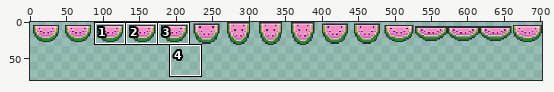
File history of a sprite sheet, Output/Assets/Textures/lives.png. The picture above shows the old version from afar; the outline marks the close-up.
Close-up. Old version:
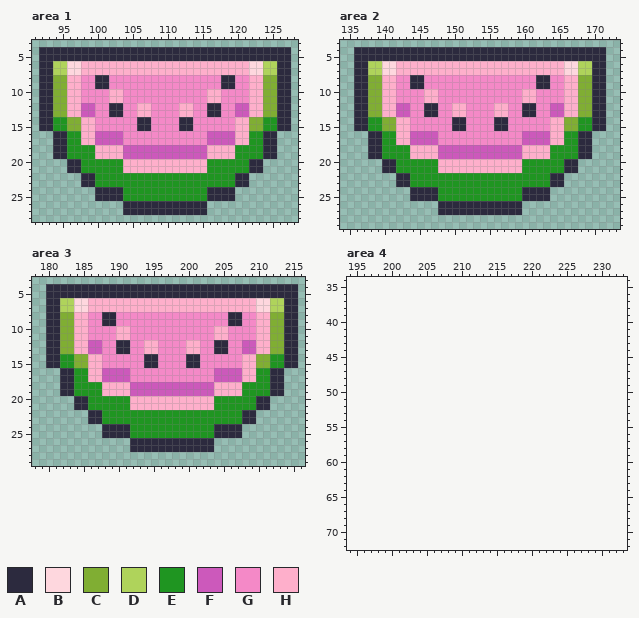
The file is 704x32 pixels. Pixels under 10% opacity are left out. Shown: area 1: x 91..128, y 3..28; area 2: x 134..173, y 3..29; area 3: x 178..216, y 3..29; area 4: x 194..233, y 34..72. The old version is drawn lined up with the new one, on the new canvas. The wide view leaves out empty margins. The commit also changed other parts of the picture, which this record leaves out.
Palette (. is transparent): A #2c2a3e  B #fed7de  C #80ae33  D #afd35b  E #1f9521  F #cc59bb  G #f489c7  H #feafcb
Now the later version:
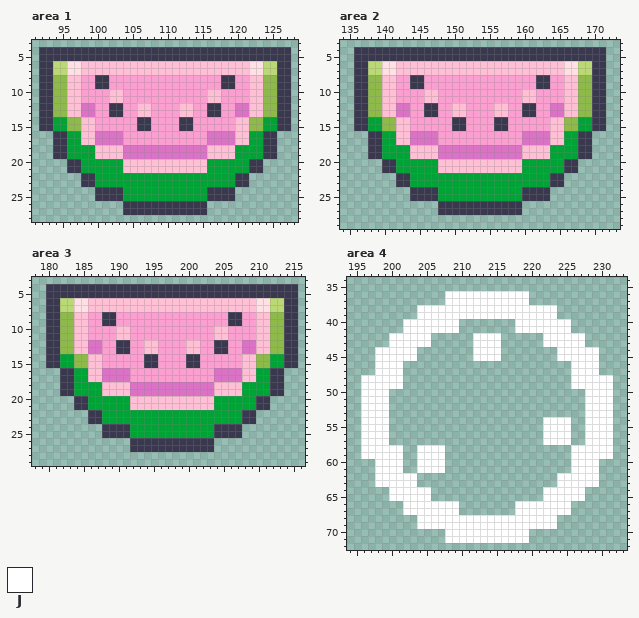
Colours new in this view: J #ffffff
Difference:
canvas 704x32 -> 702x96 (the part of the old canvas that was cut away was empty and is not shown)
colour A: #2c2a3e -> #3a384e
colour B: #fed7de -> #ffe0e4
colour C: #80ae33 -> #8eba4a
colour D: #afd35b -> #bad974
colour E: #1f9521 -> #00a335
colour F: #cc59bb -> #db72c5
colour G: #f489c7 -> #fb9fd0
colour H: #feafcb -> #ffbfd4
Area 4:
y 36..37: x 208..219 ............ -> JJJJJJJJJJJJ
y 38..39: x 204..223 .................... -> JJJJJJJJJJJJJJJJJJJJ
y 40..41: x 202..209 ........ -> JJJJJJJJ; x 218..225 ........ -> JJJJJJJJ
y 42..43: x 200..205 ...... -> JJJJJJ; x 212..215 .... -> JJJJ; x 222..227 ...... -> JJJJJJ
y 44..45: x 198..203 ...... -> JJJJJJ; x 212..215 .... -> JJJJ; x 224..229 ...... -> JJJJJJ
y 46..47: x 198..201 .... -> JJJJ; x 226..229 .... -> JJJJ
y 48..49: x 196..201 ...... -> JJJJJJ; x 226..231 ...... -> JJJJJJ
y 50..53: x 196..199 .... -> JJJJ; x 228..231 .... -> JJJJ
y 54..57: x 196..199 .... -> JJJJ; x 222..225 .... -> JJJJ; x 228..231 .... -> JJJJ
y 58..59: x 196..201 ...... -> JJJJJJ; x 204..207 .... -> JJJJ; x 226..231 ...... -> JJJJJJ
y 60..61: x 198..201 .... -> JJJJ; x 204..207 .... -> JJJJ; x 226..229 .... -> JJJJ
y 62..63: x 198..203 ...... -> JJJJJJ; x 224..229 ...... -> JJJJJJ
y 64..65: x 200..205 ...... -> JJJJJJ; x 222..227 ...... -> JJJJJJ
y 66..67: x 202..209 ........ -> JJJJJJJJ; x 218..225 ........ -> JJJJJJJJ
y 68..69: x 204..223 .................... -> JJJJJJJJJJJJJJJJJJJJ
y 70..71: x 208..219 ............ -> JJJJJJJJJJJJ
